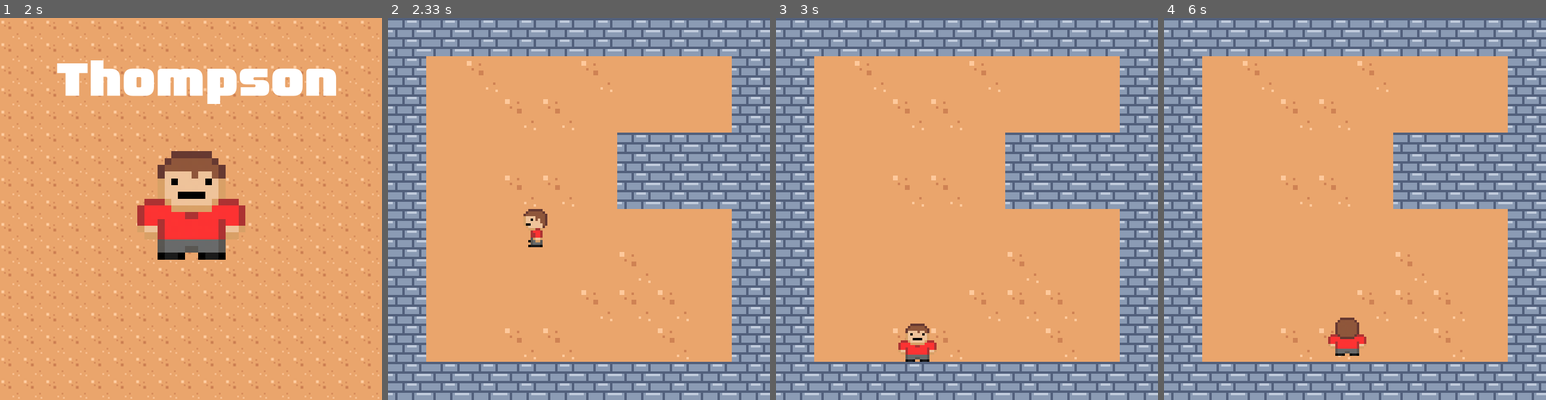
Above: before the commit, frames 1-4 (left to right).
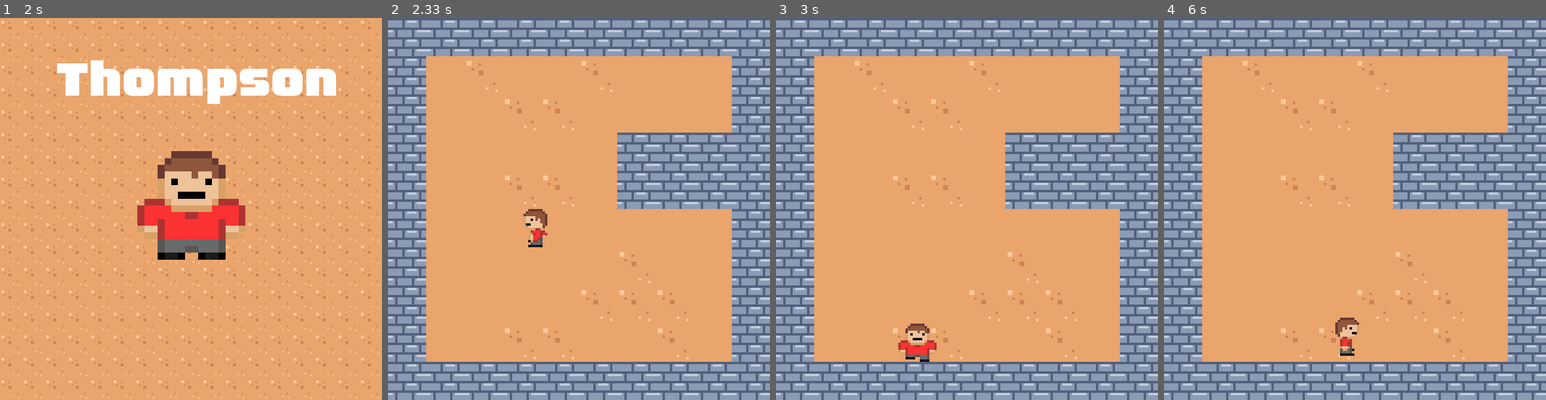
Above: after the commit, the same moments.

Repository: Promax1113/ThompsonPygame
Game: pygame game, started from main.py
The game is run twice, just before and just after one commit, with the same random seed, the same clock (stepped at 60 frames per second) and the same inputs.
Inputs:
- Up to frame 1 (2 s): hold Left from 1.83 s (still down)
- Up to frame 2 (2.33 s): keep holding Left
- Up to frame 3 (3 s): release Left at 2.37 s; hold X 2.4-2.7 s; hold Down 2.4-2.7 s; hold Down from 2.73 s (still down)
- Up to frame 4 (6 s): release Down at 3.03 s; hold Left 3.07-3.47 s; hold Up 3.5-3.87 s; hold Right 3.9-4.53 s; hold Down 4.57-4.93 s; hold Left 4.97-5.43 s; hold Right 5.47-5.93 s; hold Up from 5.97 s (still down)

Frame 1 is identical in both runs. In frame 2, less than 0.1% of the frame differs, in the area x 37-42%, y 55-59%; in frame 3, less than 0.1%; in frame 4, 0.5%, in the area x 42-53%, y 80-89%.

Commit message:
feat: Add basic animations

Diff:
--- a/main.py
+++ b/main.py
@@ -11,11 +11,13 @@
 
 bg_color = (31, 35, 41)
 
+
 def draw_logo_screen():
     logo = pygame.image.load("sprites/startScreen.png")
     Block.draw_to_screen(logo, (0, 0))
     pygame.display.flip()
     time.sleep(2)
+
 
 class Block(pygame.sprite.Sprite):
     TEXTURE_SIZE = (64, 64)
@@ -91,42 +93,108 @@
         super().__init__()
         # Load all images once
         self.images = {
-            "up": pygame.transform.scale(pygame.image.load("sprites/up_idle.png"), (64, 64)),
-            "down": pygame.transform.scale(pygame.image.load("sprites/down_idle.png"), (64, 64)),
-            "left": pygame.transform.scale(pygame.image.load("sprites/left_idle.png"), (64, 64)),
-            "right": pygame.transform.scale(pygame.image.load("sprites/right_idle.png"), (64, 64))
+            "up": [
+                pygame.transform.scale(
+                    pygame.image.load("sprites/up_idle.png"), (64, 64)
+                ),
+                pygame.transform.scale(pygame.image.load("sprites/up1.png"), (64, 64)),
+                pygame.transform.scale(pygame.image.load("sprites/up2.png"), (64, 64)),
+            ],
+            "down": [
+                pygame.transform.scale(
+                    pygame.image.load("sprites/down_idle.png"), (64, 64)
+                ),
+                pygame.transform.scale(
+                    pygame.image.load("sprites/down1.png"), (64, 64)
+                ),
+                pygame.transform.scale(
+                    pygame.image.load("sprites/down2.png"), (64, 64)
+                ),
+            ],
+            "left": [
+                pygame.transform.scale(
+                    pygame.image.load("sprites/left_idle.png"), (64, 64)
+                ),
+                pygame.transform.scale(
+                    pygame.image.load("sprites/left1.png"), (64, 64)
+                ),
+                pygame.transform.scale(
+                    pygame.image.load("sprites/left2.png"), (64, 64)
+                ),
+            ],
+            "right": [
+                pygame.transform.scale(
+                    pygame.image.load("sprites/right_idle.png"), (64, 64)
+                ),
+                pygame.transform.scale(
+                    pygame.image.load("sprites/right1.png"), (64, 64)
+                ),
+                pygame.transform.scale(
+                    pygame.image.load("sprites/right2.png"), (64, 64)
+                ),
+            ],
         }
-        self.img = self.images["down"]
+        self.img = self.images["down"][0]
+        self.animation_index = 0
 
         self.speed = 5
         self.sprint_speed = 8
         self.velocity = pygame.math.Vector2(0, 0)
 
-        self.rect = pygame.rect.Rect(0,0,64,64)
+        self.rect = pygame.rect.Rect(0, 0, 64, 64)
 
         self.rect.x = width / 2
         self.rect.y = height / 2
 
+        self.animation_timer = 0
+        self.animation_speed = (
+            200,  # ms entre frames per aconseguir els fps necessaris
+            150,  # ms per quan fa sprint
+        )
+        self.anim_sprint = 0
+        self.direction = "down"
+
     def draw_to_screen(self):
         screen.blit(self.img, self.rect)
 
     def move(self, keys):
+        current_time = pygame.time.get_ticks()
 
         if keys[pygame.K_UP]:
             self.velocity.y = self.speed * -1
-            self.img = self.images["up"]
+            self.direction = "up"
         elif keys[pygame.K_DOWN]:
             self.velocity.y = self.speed * 1
-            self.img = self.images["down"]
+            self.direction = "down"
         elif keys[pygame.K_LEFT]:
             self.velocity.x = self.speed * -1
-            self.img = self.images["left"]
+            self.direction = "left"
         elif keys[pygame.K_RIGHT]:
             self.velocity.x = self.speed * 1
-            self.img = self.images["right"]
+            self.direction = "right"
+
         if keys[pygame.K_x]:
             self.velocity.x = self.velocity.x / self.speed * self.sprint_speed
             self.velocity.y = self.velocity.y / self.speed * self.sprint_speed
+            self.anim_sprint = 1
+        else:
+            self.anim_sprint = 0
+
+        # mira si s'esta movent i si s'ha donat a una tecla
+        if self.direction and self.velocity.magnitude():
+            if (
+                current_time - self.animation_timer
+                > self.animation_speed[self.anim_sprint]
+            ):
+                self.animation_index = (self.animation_index + 1) % len(
+                    self.images[self.direction]
+                )
+                self.img = self.images[self.direction][self.animation_index]
+                self.animation_timer = current_time
+        else:
+            # Reset to idle frame when not moving
+            self.animation_index = 0
+            self.img = self.images[self.direction][0]
 
         self.rect.topleft += self.velocity
 
